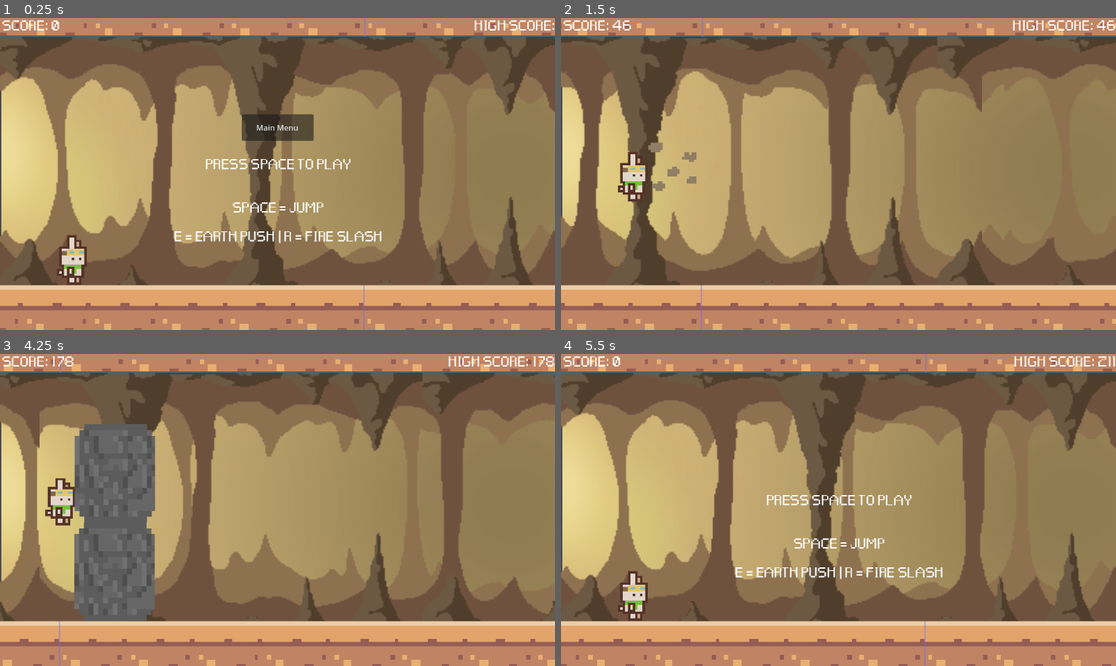
Above: before the commit, frames 1-4 (two rows, left to right).
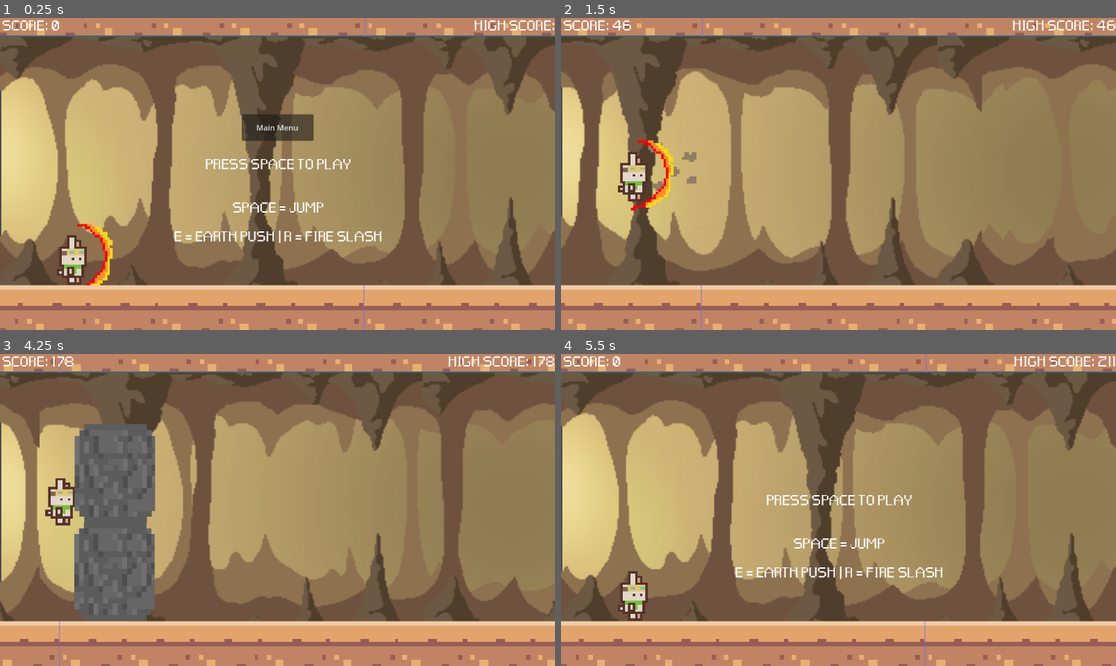
Above: after the commit, the same moments.

Repository: maryandrearv/the-elemental-path
Game: Godot game, scene res://scenes/main.tscn
Two runs of this game, one before a commit and one after it. Both use one fixed random seed, a clock stepped at 60 frames per second and the inputs below.
Inputs:
- Up to frame 1 (0.25 s): no input
- Up to frame 2 (1.5 s): tap Space at 0.5 s; hold Q (air) 0.53-1.28 s; tap Enter (ui_accept) at 0.77 s; tap E (earth) at 1.35 s
- Up to frame 3 (4.25 s): tap Enter (ui_accept) at 1.52, 3.02, 3.77 s; tap R (fire) at 2.1 s; tap W (water) at 2.85 s; hold Q (air) from 3.53 s (still down)
- Up to frame 4 (5.5 s): release Q (air) at 4.28 s; tap E (earth) at 4.35 s; tap Enter (ui_accept) at 4.52 s; click "RESTART" at 5 s

The runs differ from the first frame. In frame 1, 0.4% of the frame differs, in the area x 13-21%, y 65-86%; in frame 2, 0.5%, in the area x 12-21%, y 39-62%; in frame 3, less than 0.1%; in frame 4, nothing differs.
Error before the commit: Invalid assignment of property or key 'monitoring' with value of type 'bool' on a base object of type 'null instance'. (res://echo.gd:117)

Commit message:
Fixed the tscn, and readded the fire_slash_hitbox to make everything work

Diff:
--- a/runner/scenes/Echo.tscn
+++ b/runner/scenes/Echo.tscn
@@ -200,6 +200,9 @@
 "speed": 5.0
 }]
 
+[sub_resource type="RectangleShape2D" id="RectangleShape2D_bayfr"]
+size = Vector2(51, 150)
+
 [node name="Echo" type="CharacterBody2D"]
 script = ExtResource("1_yj31d")
 
@@ -234,7 +237,6 @@
 frame_progress = 0.476749
 
 [node name="Fire" type="AnimatedSprite2D" parent="."]
-visible = false
 texture_filter = 1
 position = Vector2(47, 44)
 scale = Vector2(5.25, 5.59375)
@@ -261,3 +263,10 @@
 
 [node name="watersound" type="AudioStreamPlayer2D" parent="."]
 stream = ExtResource("9_86l8x")
+
+[node name="Fire_slash_hitbox" type="Area2D" parent="."]
+position = Vector2(46, 29)
+
+[node name="CollisionShape2D" type="CollisionShape2D" parent="Fire_slash_hitbox"]
+position = Vector2(12.5, 6)
+shape = SubResource("RectangleShape2D_bayfr")
Not shown: 1 places in runner/scenes/Echo.tscn that only renumber resources
